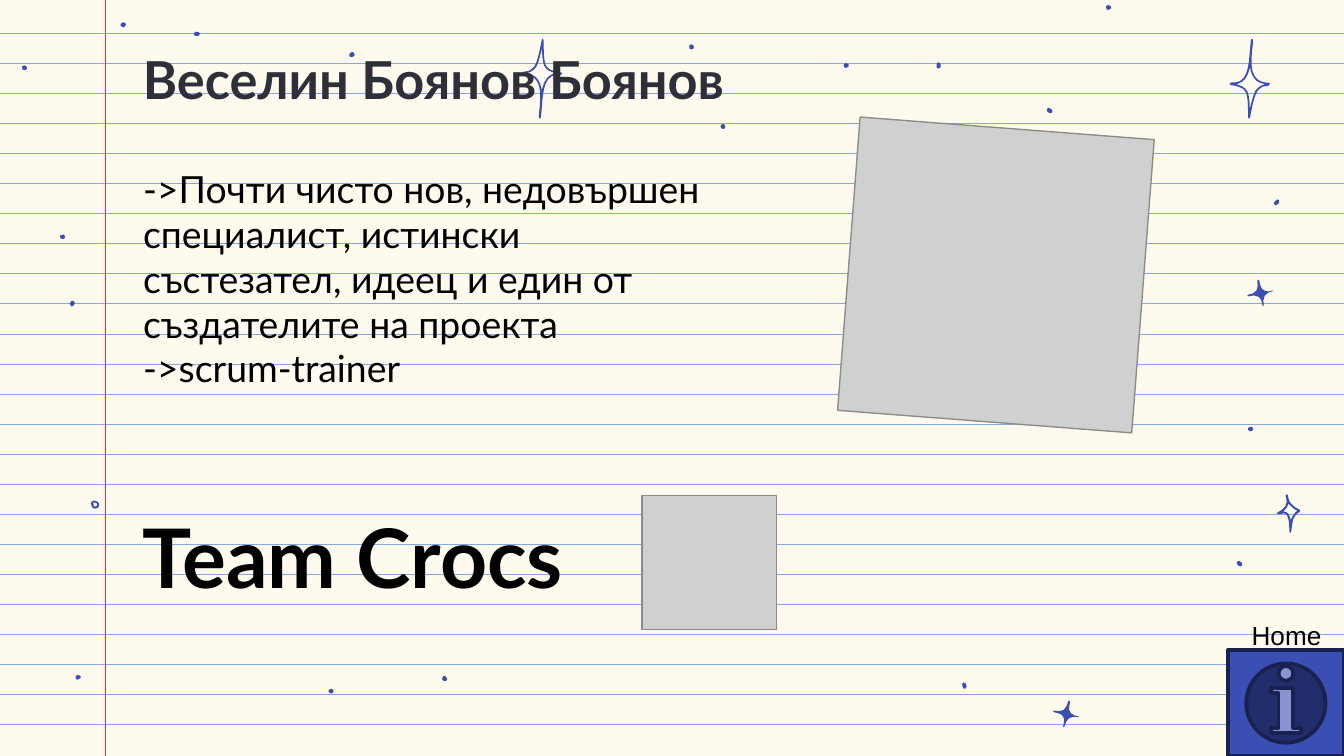
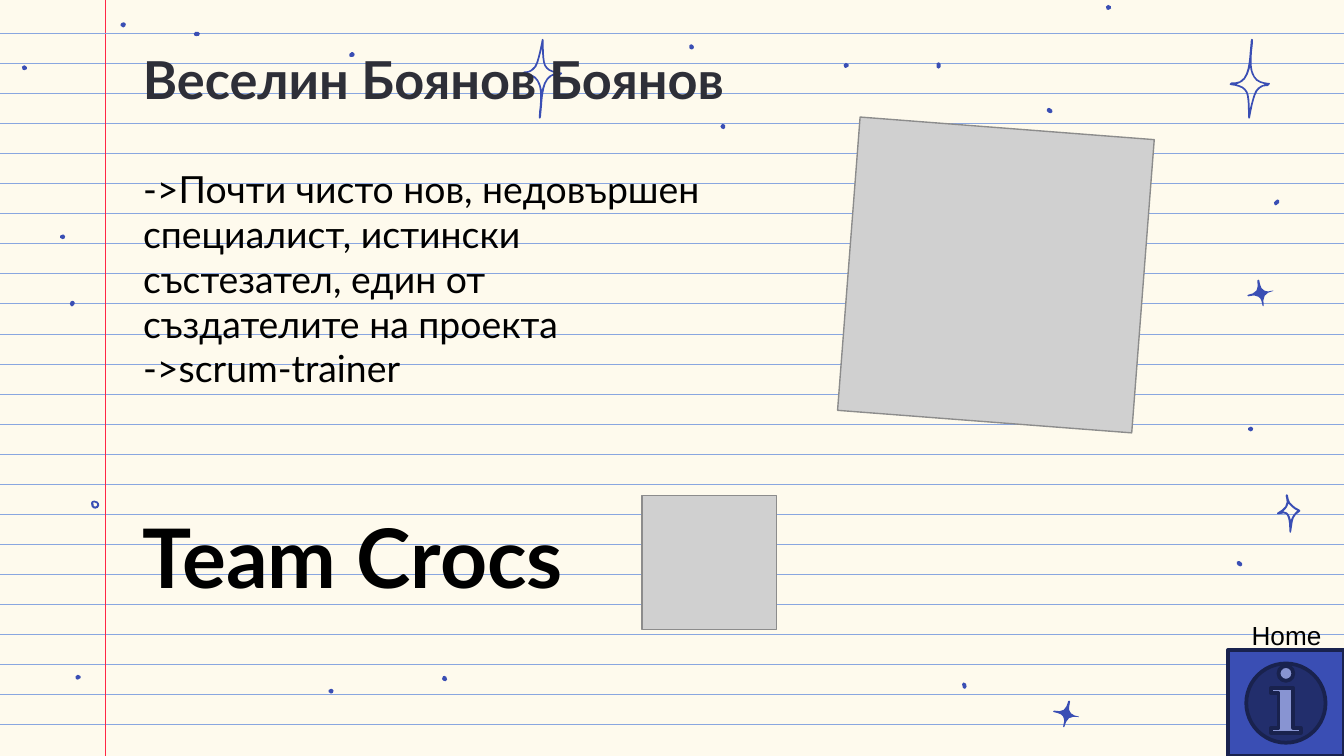
Before and after one commit to codingburgas/school-project-assignment-crocs, a slide deck: slide 4 of DigitalSchool documents/CrocsPresentation.pptx. Drawn at 1344x756 pixels with LibreOffice and Linux fonts; fonts in the diff are those of the drawing; grey boxes stand for pictures. Boxes give left, top, right and bottom in pixels: in the first picture for what was removed or moved away, otherwise in the second. Text is boxed around its words. In the diff, an @@ line names an element or a change of style, - is before the commit and + after.

```diff
--- a/DigitalSchool documents/CrocsPresentation.pptx
+++ b/DigitalSchool documents/CrocsPresentation.pptx
@@ text at (x1=143, y1=176, x2=699, y2=345): text changed @@
-->Почти чисто нов, недовършен специалист, истински състезател, идеец и един от създателите на проекта
+->Почти чисто нов, недовършен специалист, истински състезател, един от създателите на проекта
```
Also in this commit, not shown: 2 other slides changed, 1 slide added, 1 other file.
